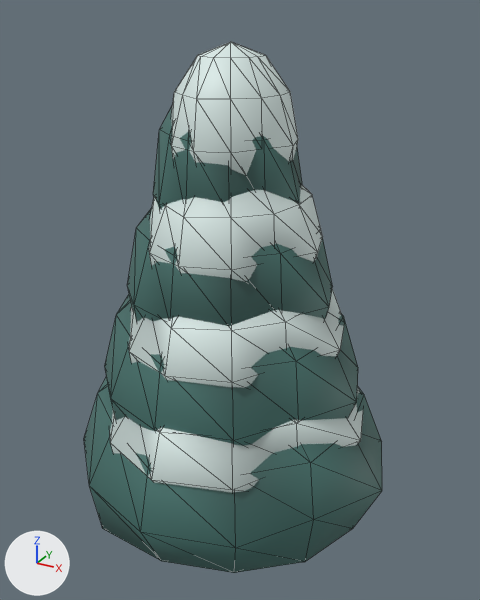
Renders of the glTF model assets/models/regions/alpine_foliage.glb from each side of a commit.
One viewpoint serves both versions: a camera (50 mm lens) standing at (1.83, -3.16, 3.61) and looking at (0.05, 0.07, 1.99). Lighting does not change. The marker at lower left points along +X, +Y and +Z. The picture after the commit comes second. Mesh edges are drawn as thin lines. Vertices at exactly the same position are counted once.

The older version as bpy lines, for what is in view:
```python
me_foliage = bpy.data.meshes.new('Foliage')
me_foliage.from_pydata(...)  # 512 vertices, 988 faces; spans x -0.96..1.04, y -0.96..0.88, z 0.0..3.45
me_foliage.materials.append(mat_ceramic)
ob_foliage = bpy.data.objects.new('Foliage', me_foliage)
ob_foliage.location = (0.0, 0.0, 0.0)
```
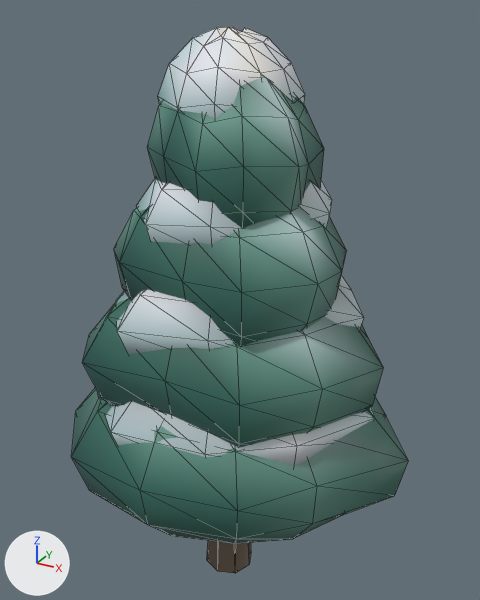
The change in detail:
me_foliage is used by ob_foliage; location (0.0, 0.0, 0.0).
me_foliage had 512 vertices, 988 faces and spanned x -0.96..1.04, y -0.96..0.88, z 0.0..3.45.
me_foliage now has 640 vertices, 1244 faces and spans x -0.99..1.18, y -0.94..0.9, z -0.01..3.52.
me_foliage part 1: the loose piece of 62 vertices spanning x -0.29..0.41, y -0.39..0.33, z 2.47..3.45 is rebuilt with 70 vertices and now spans x -0.39..0.4, y -0.38..0.39, z 2.74..3.52.
me_foliage part 2: the loose piece of 62 vertices spanning x -0.41..0.45, y -0.41..0.38, z 1.94..3.36 is rebuilt with 84 vertices and now spans x -0.44..0.57, y -0.47..0.38, z 2.34..3.37.
me_foliage part 3: the loose piece of 62 vertices spanning x -0.44..0.57, y -0.55..0.48, z 1.92..2.9 is rebuilt with 70 vertices and now spans x -0.49..0.62, y -0.55..0.52, z 2.18..2.96.
me_foliage part 4: the loose piece of 62 vertices spanning x -0.59..0.65, y -0.6..0.55, z 1.39..2.81 is rebuilt with 84 vertices and now spans x -0.64..0.73, y -0.6..0.65, z 1.75..2.86.
me_foliage part 5: the loose piece of 62 vertices spanning x -0.59..0.73, y -0.72..0.63, z 1.37..2.35 is rebuilt with 70 vertices and now spans x -0.61..0.85, y -0.76..0.7, z 1.63..2.41.
me_foliage part 6: the loose piece of 62 vertices spanning x -0.77..0.85, y -0.78..0.71, z 0.84..2.26 is rebuilt with 84 vertices and now spans x -0.75..0.99, y -0.78..0.84, z 1.16..2.34.
me_foliage part 7: the loose piece of 62 vertices spanning x -0.74..0.89, y -0.88..0.78, z 0.82..1.8 is rebuilt with 70 vertices and now spans x -0.73..0.96, y -0.84..0.82, z 1.04..1.82.
me_foliage part 8: the loose piece of 62 vertices spanning x -0.96..1.04, y -0.96..0.88, z 0.29..1.71 is rebuilt with 84 vertices and now spans x -0.99..1.18, y -0.94..0.9, z 0.54..1.8.
me_foliage part 9: the loose piece of 16 vertices spanning x -0.13..0.13, y -0.13..0.13, z 0.0..3.36 is rebuilt with 24 vertices and now spans x -0.16..0.16, y -0.17..0.17, z -0.01..3.13.

Pixel boxes [x1, y1, x2, y2] of what changed, in the pictures (480 x 600 px):
'Foliage', reshaped (13% wider)
    before: [84, 42, 382, 573]
    after: [71, 27, 409, 573]
part 1 of me_foliage, rebuilt
    before: [171, 42, 298, 175]
    after: [158, 27, 305, 118]
part 2 of me_foliage, rebuilt
    before: [153, 107, 302, 209]
    after: [147, 76, 324, 228]
part 3 of me_foliage, rebuilt
    before: [149, 185, 323, 282]
    after: [136, 179, 332, 244]
part 4 of me_foliage, rebuilt
    before: [127, 208, 333, 326]
    after: [114, 206, 347, 347]
part 5 of me_foliage, rebuilt
    before: [128, 289, 344, 388]
    after: [116, 275, 364, 354]
part 6 of me_foliage, rebuilt (19% wider)
    before: [105, 294, 358, 446]
    after: [82, 297, 384, 448]
part 7 of me_foliage, rebuilt
    before: [110, 386, 363, 493]
    after: [97, 391, 375, 466]
part 8 of me_foliage, rebuilt
    before: [84, 376, 382, 573]
    after: [71, 387, 409, 544]
part 9 of me_foliage, rebuilt (not visible before)
    after: [207, 541, 251, 573]
